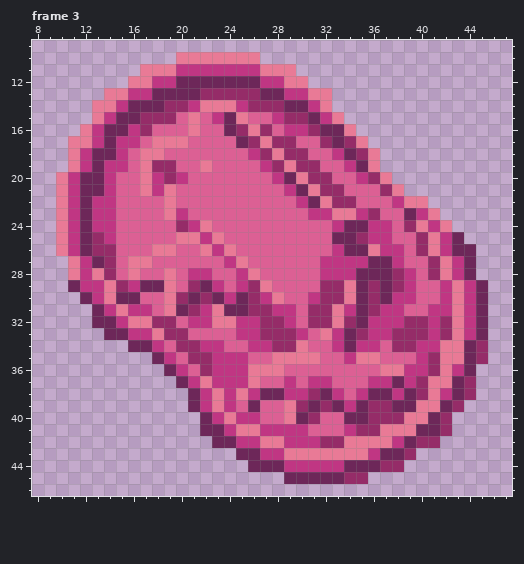
Pixel-art file: assets/TextureAtlasSeals.ase. Above: the version before the commit.
71x95 pixels, 3 frames. Shown: frame 3: x 8..47, y 9..46. The commit also changed other frames, which this record leaves out.
The same view after the edit:
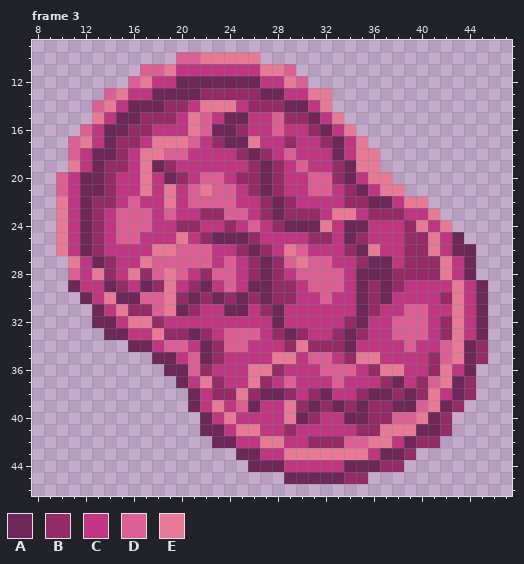
Palette (. is transparent): A #6d2759  B #952c68  C #c03683  D #dc6094  E #e97a96
Log entry: Indigo Seal
Difference:
--- frame 3
@@ x 8..47 @@
  9 ........................................
-10 ............EEEEEEE.....................
-11 .........EEECCCCCCCEEE..................
-12 ........EECCAAAAAAACCEE.................
-13 ......EECCAAAABBBBBAACCEE...............
-14 .....EECAAABBCEEECBBBAACE...............
-15 .....ECAABBBDEDCAEDDCBBACE..............
-16 ....ECAACBDDDEDDABEBDCCBAAE.............
-17 ...EECACCDEEEDDDDABEBBDDBABE............
-18 ...ECAACDEEDDDDDDDCBEBBDDCABE...........
-19 ...ECACCDEBBDDEDDDDCBEBBDDCAE...........
-20 ..ECAACDDECBCDDDDDDDCAEBBDDCBE..........
-21 ..ECAACDDECEDDDDDDDDDCAEBBDDDBE.........
-22 ..ECACCDDDDEDDDDDDDDDDCAEBBDDDCEE.......
-23 ..ECACCDDDDECDDDDDDDDDDCCEECBDDACE......
-24 ..ECACCDDDDDBCEDDDDDDDDDDCAACCDBECE.....
-25 ..ECABCDDDDDEECEDDDDDDDDDAABCCDDBECA....
-26 ..ECABBDDDEEDDECEDDDDDDDDCAAECCDBECAA...
-27 ...ECABDEEDDDDDDCEDDDDDDCCCCAACDDBECA...
-28 ...ECEBDEDDEDCCDDCEDDDDDCCCAAABCDBECA...
-29 ...ACCEBCAAEDBACDCBEDDDDBBEABABCDDCECA..
-30 ....ACEAADDEBABACABCEDDCBBEABACCDDCECA..
-31 .....ACECCDEABCEAABBCCDBBECABCCDDCCECA..
-32 .....AACEEBBDCCEECCBBCDBBEBACCCBBCBECA..
-33 ......AACCEBBDDDDCCBBBCDECABCCBBBCBECA..
-34 ........AACDBBCCDDCCBBEDDCACCDBBCCEEAB..
-35 ..........ACDBBCCCDDEEEEDDCEEDDDCBEEAB..
-36 ...........ACDBCCCEEEDDDDDDDDEECCBECA...
-37 ............ACECCCEDDCDCCDDDCCACBEEAB...
-38 .............ACECECAACCBACDCAACABECAB...
-39 .............ACECDADDEBABACABBAAEEAB....
-40 ..............ACECCDDEABDDAABBBEEAB.....
-41 ..............AACEECCCCDDDCBBEEEAAB.....
-42 ...............AACCEECCCBBEEEECABB......
+10 ............DDEEEEE.....................
+11 .........DDECCCCCCCEED..................
+12 ........DECCAAAAAAACCED.................
+13 ......DECCAAAABBBBBAACCEE...............
+14 .....DECAAABBCEEECBBBAACE...............
+15 .....ECAABBBCEDCAACCDBBACE..............
+16 ....DCAABBCCCEDAABCCDCCBACE.............
+17 ...DECABBCEEEDCBAAECCBCCBACE............
+18 ...DCAABCEEDDCCCCBABCDCCCACEE...........
+19 ...ECABBCEABCCCCCCBABCDCCBAEE...........
+20 ..DCAABCCECABCDDCBBABCCDDBACEE..........
+21 ..DCAABCCECECDEDDCBABCCDDCBACEE.........
+22 ..ECABBCDCCECDDDDCCBABCCCCBBAACEE.......
+23 ..ECABCDDDCDCCBBDDCBABBBCEECBBBCCE......
+24 ..ECABCDDDCCBBCCBCDCBAAAECAACCCBECE.....
+25 ..ECABCDDCCCECBAAABCCCCBBCABCCCBBECA....
+26 ..ECABCCCCEEDDDCCBABCEDCCCBAECCBBECAA...
+27 ...ECABCCEDDDDDCDCBABDEDDCCBAACBBBECA...
+28 ...DCEBCEBDEDCBDDCBABCDDDDCAAABBBBECA...
+29 ...ACCABCABECBACDCAABBCDDDCABABCCCCECA..
+30 ....ACEAADDEBABABABABBCCDCCABACCCCBECA..
+31 .....ACEBBDEABCCAACBACCCCCCABCCDDCCECA..
+32 .....AACEEBCCCCCCCCCACCCCCBACCDDDCBECA..
+33 ......AACCEBBABCDDDCBABCCBABCCDDDCBECA..
+34 ........AACDDCABDDCCCBEBBBACCCCDCCDEAB..
+35 ..........AACDABCCCCEECDDCBEECCCCBDEAB..
+36 ...........AADBCCCEEBCCCDDDCBEECCBECA...
+37 ............ACEBCCEBCDCCCDCCCBACBDEAB...
+38 .............ACBBEBAABCBACCBAABABECAB...
+39 .............ACECDACCEBABABABBAADEAB....
+40 ..............ACECCCCEABCCAABBDDEAB.....
+41 ..............AACEECCBCCCCCBBEEEAAB.....
+42 ...............AACCEECCBBBDDEECABB......
 43 .................AACCEEEEEEECAAB........
Boxes around the changes in both pictures, in picture pixels (x1, y1, x2, y2):
changed: (56, 52, 452, 448)
